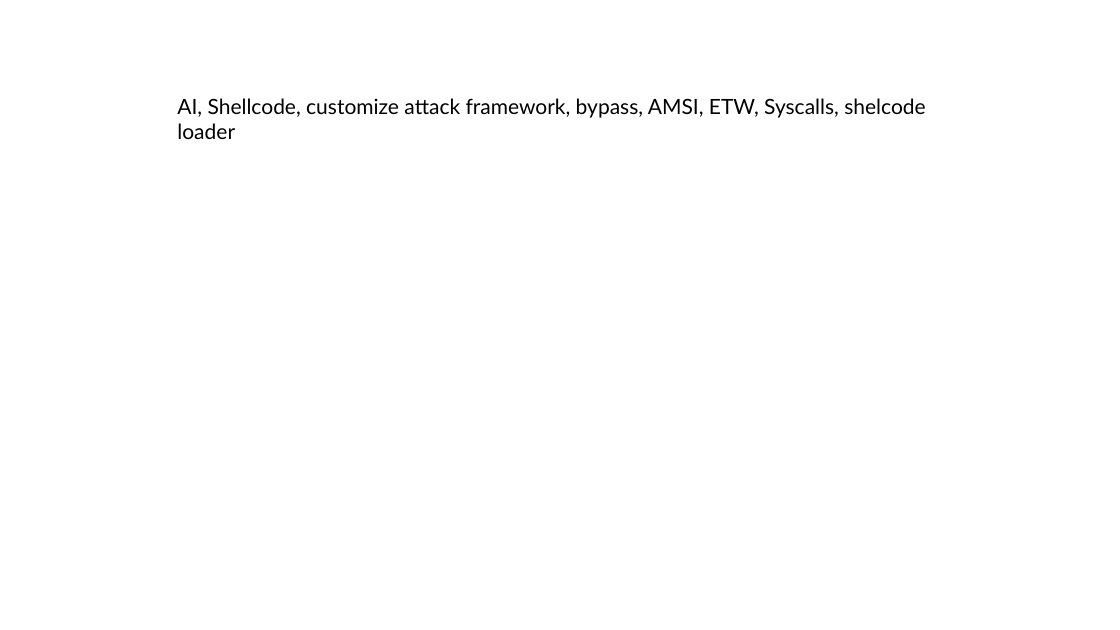
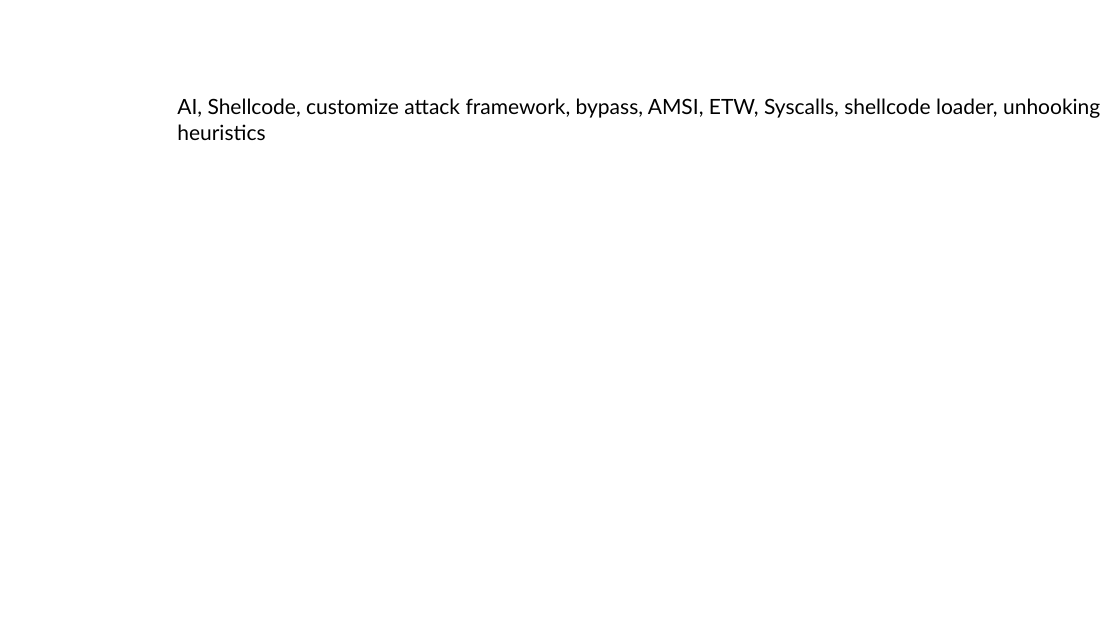
Before and after one commit to crimsoncore/thev, a slide deck: slide 1 of TH 2025.pptx. Drawn at 1120x630 pixels with LibreOffice and Linux fonts; fonts in the diff are those of the drawing. Boxes give left, top, right and bottom in pixels: in the first picture for what was removed or moved away, otherwise in the second. Text is boxed around its words. In the diff, an @@ line names an element or a change of style, - is before the commit and + after.

```diff
--- a/TH 2025.pptx
+++ b/TH 2025.pptx
@@ text at (177, 98, 1100, 140): text changed @@
-AI, Shellcode, customize attack framework, bypass, AMSI, ETW, Syscalls, shelcode loader
+AI, Shellcode, customize attack framework, bypass, AMSI, ETW, Syscalls, shellcode loader, unhooking
+heuristics
```
Also in this commit, not shown: 1 other slide changed, 1 slide added, 1 slide removed, 8 other files.
